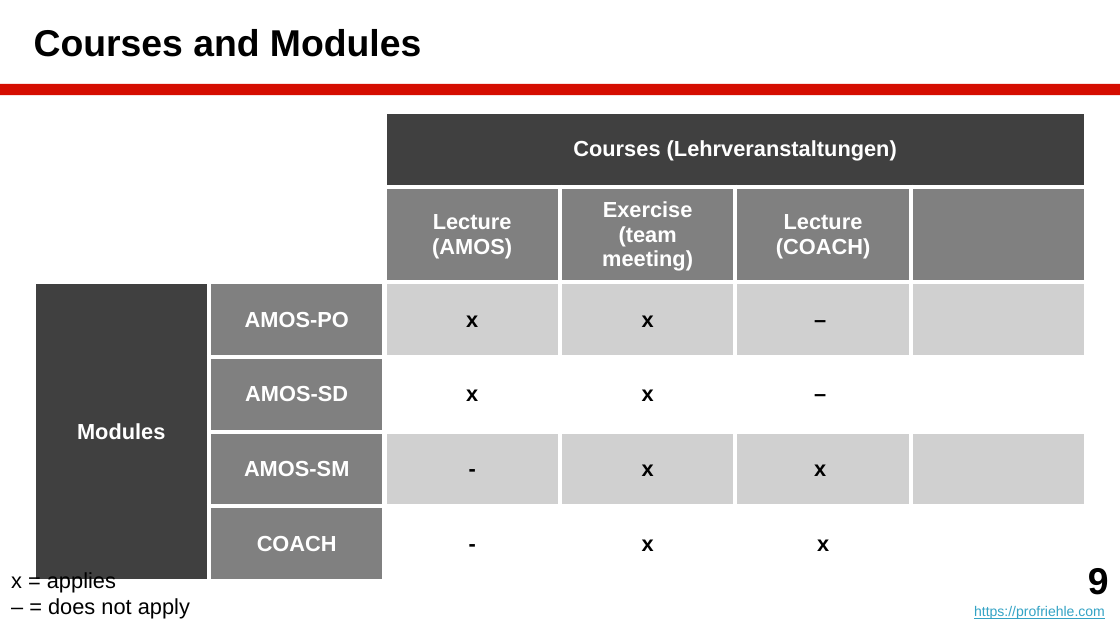
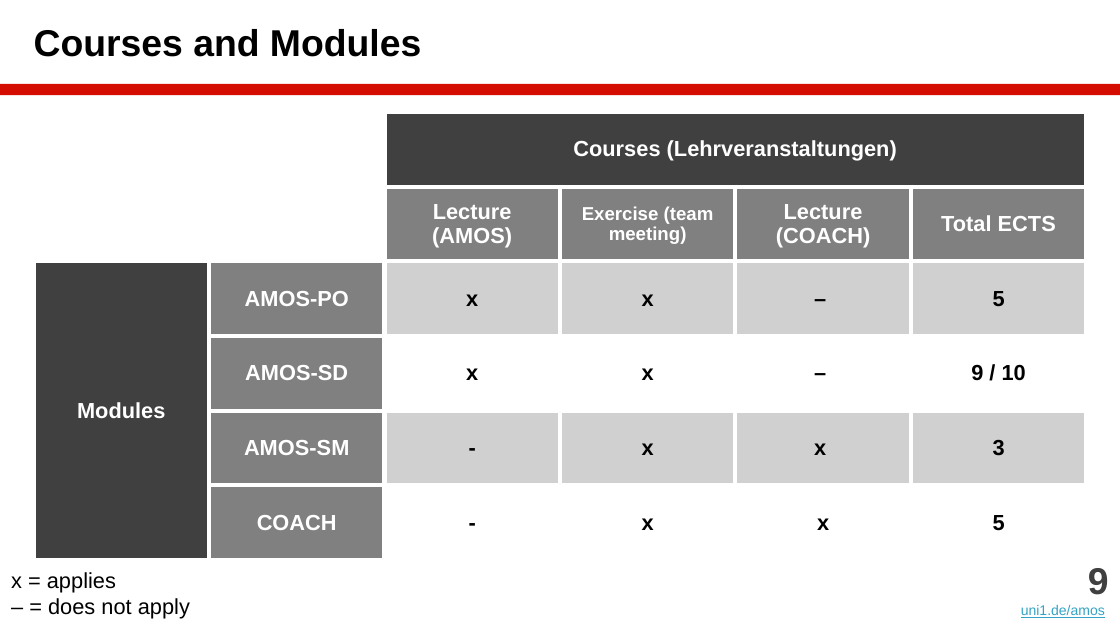
Before and after one commit to dirkriehle/amos-course, a slide deck: slide 9 of Lecture slides/AMOS A01 - Introduction.pptx. Drawn at 1120x630 pixels with LibreOffice and Linux fonts; fonts in the diff are those of the drawing. Boxes give left, top, right and bottom in pixels: in the first picture for what was removed or moved away, otherwise in the second. Text is boxed around its words. In the diff, an @@ line names an element or a change of style, - is before the commit and + after.

```diff
--- a/Lecture slides/AMOS A01 - Introduction.pptx
+++ b/Lecture slides/AMOS A01 - Introduction.pptx
@@ table at box(34, 112, 1089, 535) @@
-row 2, column 4: Exercise / (team meeting)
+row 2, column 4: Exercise (team meeting)
-row 2, column 6: 
+row 2, column 6: Total ECTS
-row 3, column 6: 
+row 3, column 6: 5
-row 4, column 6: 
+row 4, column 6: 9 / 10
-row 5, column 6: 
+row 5, column 6: 3
-row 6, column 6: 
+row 6, column 6: 5
@@ text: place and size @@
-text at box(974, 568, 1109, 619)
+text at box(1021, 568, 1109, 618)
@@ text at box(1088, 568, 1109, 595): text colour #000000 to #404040 in "9" @@
@@ text at box(1021, 605, 1105, 618): text changed @@
-https://profriehle.com
+uni1.de/amos
```
Also in this commit, not shown: 24 other slides changed, 1 slide added, 1 slide removed, 15 other files.
